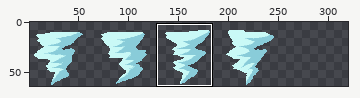
Sprite sheet: RogueNaraka/Assets/Sprites/Skill/skill_spr_tornado.png. Above, an overview of the earlier version with the close-up marked.
Close-up. Old version:
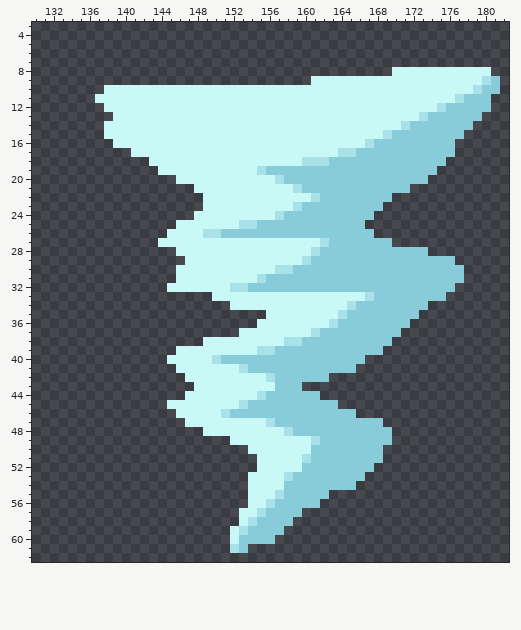
The file is 256x64 pixels. Shown: x 130..182, y 3..62. The old version is drawn lined up with the new one, on the new canvas. The wide view leaves out empty margins. The commit also changed other parts of the picture, which this record leaves out.
After:
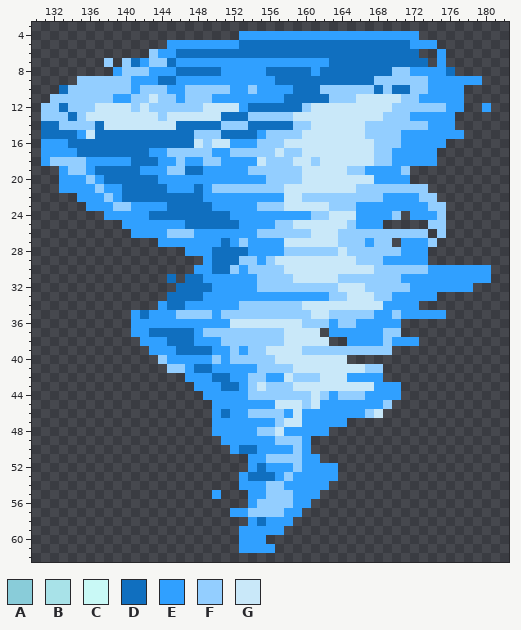
Palette (. is transparent): A #89ccd9  B #a8e2e8  C #c9f9f6  D #106fbf  E #30a0ff  F #93ceff  G #c9e8f9
Diff:
canvas 256x64 -> 320x64, the old top-left corner now at -1,0 (the part of the old canvas that was cut away was empty and is not shown)
@@ x 130..182 @@
  3 .....................................................
- 4 .....................................................
- 5 .....................................................
- 6 .....................................................
- 7 .....................................................
- 8 ........................................CCCCCCCCCCC..
- 9 ...............................CCCCCCCCCCCCCCCCCCCBA.
-10 ........CCCCCCCCCCCCCCCCCCCCCCCCCCCCCCCCCCCCCCCCCBAA.
-11 .......CCCCCCCCCCCCCCCCCCCCCCCCCCCCCCCCCCCCCCCCBAAA..
-12 ........CCCCCCCCCCCCCCCCCCCCCCCCCCCCCCCCCCCCCBAAAAA..
-13 .........CCCCCCCCCCCCCCCCCCCCCCCCCCCCCCCCCCBAAAAAA...
-14 ........CCCCCCCCCCCCCCCCCCCCCCCCCCCCCCCCCBAAAAAAA....
-15 ........CCCCCCCCCCCCCCCCCCCCCCCCCCCCCCCBAAAAAAAA.....
-16 .........CCCCCCCCCCCCCCCCCCCCCCCCCCCCBAAAAAAAAA......
-17 ...........CCCCCCCCCCCCCCCCCCCCCCCBBAAAAAAAAAAA......
-18 .............CCCCCCCCCCCCCCCCCBBBAAAAAAAAAAAAA.......
-19 ..............CCCCCCCCCCCBAAAAAAAAAAAAAAAAAAA........
-20 ................CCCCCCCCCCCBAAAAAAAAAAAAAAAA.........
-21 ..................CCCCCCCCCCCBAAAAAAAAAAAA...........
-22 ...................CCCCCCCCCCCCBAAAAAAAA.............
-23 ...................CCCCCCCCCCBAAAAAAAAA..............
-24 ..................CCCCCCCCCBAAAAAAAAAA...............
-25 ................CCCCCCCBBAAAAAAAAAAAA................
-26 ...............CCCCBBAAAAAAAAAAAAAAAAA...............
-27 ..............CCCCCCCCCCCCCCCCCCBAAAAAAA.............
-28 ................CCCCCCCCCCCCCCCBAAAAAAAAAAAA.........
-29 .................CCCCCCCCCCCCCBAAAAAAAAAAAAAAAA......
-30 ................CCCCCCCCCCCBBAAAAAAAAAAAAAAAAAAA.....
-31 ................CCCCCCCCCBAAAAAAAAAAAAAAAAAAAAAA.....
-32 ...............CCCCCCCBBAAAAAAAAAAAAAAAAAAAAAAA......
-33 ....................CCCCCCCCCCCCCCCCCBAAAAAAAA.......
-34 ......................CCCCCCCCCCCCCBAAAAAAAA.........
-35 ..........................CCCCCCCCBAAAAAAAA..........
-36 .........................CCCCCCCCBAAAAAAAA...........
-37 .......................CCCCCCCCBAAAAAAAAA............
-38 ...................CCCCCCCCCBBAAAAAAAAAA.............
-39 ................CCCCCCCCCBBAAAAAAAAAAAA..............
-40 ...............CCCCCBAAAAAAAAAAAAAAAA................
-41 ................CCCCCCCBAAAAAAAAAAAA.................
-42 .................CCCCCCCCCBAAAAAA....................
-43 ..................CCCCCCCCCAAA.......................
-44 .................CCCCCCCCBAAAAAA.....................
-45 ...............CCCCCCCCBAAAAAAAAAA...................
-46 ................CCCCCBAAAAAAAAAAAAAA.................
-47 .................CCCCCCCCCBAAAAAAAAAAAA..............
-48 ...................CCCCCCCCCBAAAAAAAAAAA.............
-49 ......................CCCCCCCCCBAAAAAAAA.............
-50 ........................CCCCCCCAAAAAAAA..............
-51 .........................CCCCCBAAAAAAAA..............
-52 .........................CCCCCAAAAAAAA...............
-53 ........................CCCCBAAAAAAAA................
-54 ........................CCCCAAAAAAAA.................
-55 ........................CCCBAAAAA....................
-56 ........................CCBAAAAA.....................
-57 .......................CCBAAAA.......................
-58 .......................CBAAAA........................
-59 ......................CBAAAA.........................
-60 ......................CAAAA..........................
-61 ......................BA.............................
+ 4 .......................EEEEEEEEEEEEEEEEEEEE..........
+ 5 ...............EEEEEEEEDDDDDDDDDDDDDDDDDDDEEE........
+ 6 .............FEEDDDDDDDDDDDDDDDDDDDDDDDDDDD..E.......
+ 7 ........F.FDEFFDEEEEEEEEEEEEEEEEEDDDDDDDDDDD.E.......
+ 8 .........EFFFEEEDDDDDEEEEEDDDDDEDDDDDDDDFFEEEED......
+ 9 .....FFFFFFEEEDDEEEEEEEEEEEDDDDDDDDDDDFFFFFFEEEEEE...
+10 ...DFFFFFFFEFFFEEFFFFFEEFEEEEDDDFFFFFFDFDDFFEEEE.....
+11 ..FFFFFFFEEFFGFFEFFFEEEEEEEEDDDDDFFFGGGGGFFEEEEE.....
+12 .FFDFFFGGGGFGFFFFFFGGGGEDDDDDDFGGGGGGGGGFFFFFFEE..E..
+13 .FFFDFGGGGGGGGFGGGGGGDDDFFFFFGGGGGGGGGGFFFEEEEE......
+14 .DDFFFFDGGGGGGGGDDDDDFFFDDDDDFFGGGGGGFFFFFFFEEE......
+15 .DDDDEGDDDDDDDDDDDFFFDDDDEFFFFGGGGGGGFFFFEEEEEEE.....
+16 .EEEDDDDDDDDDDDDDDGFGGEEEFFFGGGGGGGGGGFFFEEEEE.......
+17 .EEEEDDDDDDDDEEFFFFFEEFFFFFGFFGGGGGGGGFFEEEEE........
+18 .EFFFFEEEEEDDDEEFEEFFEEEEGFFFGGFGGGGGGFFEEEEE........
+19 ...EFFEDDDDDEEEFFDDEEEEEFFFFFFGGGGGFFEEEEF...........
+20 ...EEEFEDDDDDDEEEEEEEEEEEEFFFFGGGGGGGGEEEE...........
+21 ...EEEEFEEDDDDDEEEDEFFFFFFFFGGGGGGGGFFFFFFFF.........
+22 .....EEEFEDDDDDDDDDEEEEEEEEEGGFFFFFFFFFEEEEFF........
+23 ......EEEFFEEEEDDDDDEEEEEFFFGGGGGFFFEEEEEEEEFF.......
+24 ........EEEEEDDDDDDDDDEEEEEEEEEFFGGGEEEEF.EEEF.......
+25 ..........EEEEEEEDDDDDDEEEEFFGGGGGGFEEE.....FF.......
+26 ...........EEEEFFFEEEEEEEFFFFFFGGGFFFFFFFFFF.F.......
+27 ..............EEEEEEEDEFEEEEGGGGGGFFFEFF.EEEF........
+28 .................EEEDDDDEEEEFFFFFFGFFFFFFEEE.........
+29 ...................EDDDFFEFGGGGGGGGGFFFEEEEE.........
+30 ..................EEDDFEFFFFGGGGGGGGGGFFFFFFEEEEEEE..
+31 ...............D.DDEEEEEEFFFFGGGGGFFFFFFFEEEEEEEEEE..
+32 ................DDDDEEEEEFFFFFFFFFGGGFFFFFEEEEEEE....
+33 ...............DDDDEEEEEEEEEEEEEEFFGGGFFEEEEE........
+34 ..............EDDEEEEEEFFFFFFFGGGGGGGGGEEEE..........
+35 ...........EDEEEFFFFEFFFFFFFFFFGGFFFFFEEFEEEEE.......
+36 ...........EEEEEEEEEEEGGGGGGGGFFFEFFEEEEE............
+37 ...........EEDDDDDEFFFFFFFFFGGGG.EEEEEEFF............
+38 ............EEEDDDEEEFFFFFFFGGGGG..EEEEFEEE..........
+39 .............EEEDDDDEEFEFFGGGGFFFFFFFFFF.............
+40 ..............FEEEEEFEFFFFFGGGGGGGG..................
+41 ...............FFEDDEEEEEFFFFGGGGGGGGFF..............
+42 .................EEEDDEEFFEEGFFFGGGEEEE..............
+43 ..................EEEDDEFGFFFGGGGGGGGGEEE............
+44 ...................EEEEEFFFFFFFGFEFFFEEEE............
+45 ....................EEEEEEEGGGFGEEEEEEEF.............
+46 ....................EDEEFFFFEGEEEEEEEFG..............
+47 ....................EEEEEEEFGGEEEEE..................
+48 ....................EEEEEFFGEEEEE....................
+49 .....................EEEEEEFFFE......................
+50 ......................EDDEEEEFE......................
+51 ........................EEFFFFEE.....................
+52 ........................EDEEEFEEEE...................
+53 .......................EDDDEFEEEEE...................
+54 .......................EEEFFEEEEE....................
+55 ....................E...EEFFFEEE.....................
+56 ........................EFFFFEE......................
+57 ......................EEFFFFEE.......................
+58 ........................EDEEE........................
+59 .......................EEEEE.........................
+60 .......................EEE...........................
+61 .......................EEEE..........................
 62 .....................................................
